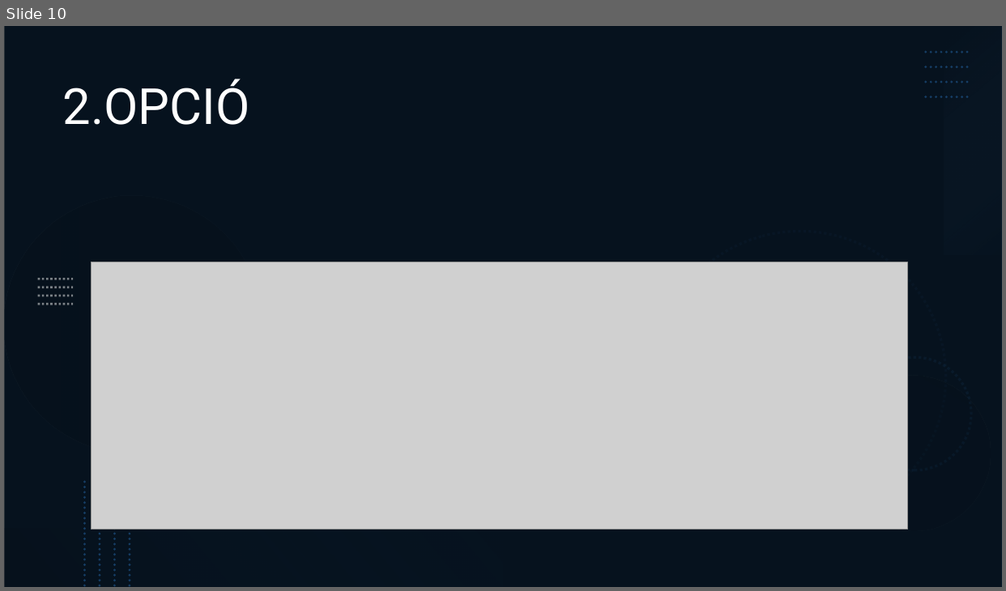
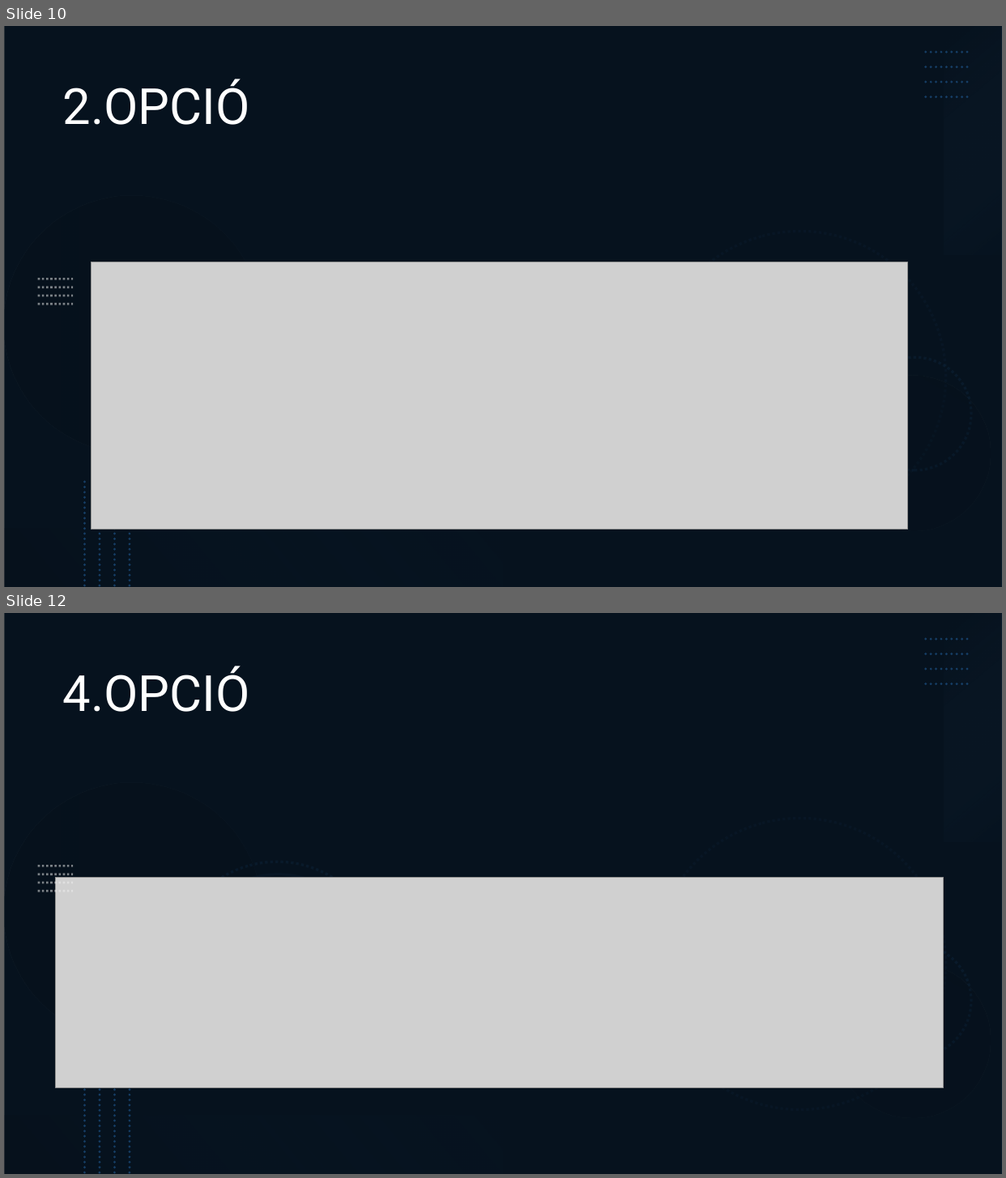
Before and after one commit to kulcsard05/Utazasi-iroda, a slide deck: Utazási- Iroda.pptx. Shown one above the other, each under a label of ours: slide 10 before the commit, slides 10 and 12 after it; the slides between them are not shown. The pictures are 1006x591 and 1006x1178 pixels, drawn with LibreOffice and Linux fonts; fonts in the diff are those of the drawing; grey boxes stand for pictures. Boxes give left, top, right and bottom in pixels: in the first picture for what was removed or moved away, otherwise in the second. Text is boxed around its words. In the diff, an @@ line names an element or a change of style, - is before the commit and + after.

```diff
--- a/Utazási- Iroda.pptx
+++ b/Utazási- Iroda.pptx
@@ slide 12 added at [4,613,1002,1174], background #FFFFFF; not listed: 5 template elements that a slide beside it also shows @@
@@ rectangle added at [4,613,1002,1174], fill #0E2841 @@
@@ rectangle added at [4,613,1002,1174], fill #000000 at 53% opacity @@
@@ rectangle added at [944,613,1002,842], fill gradient #71AAE0 to #0B1E31 @@
@@ title added at [63,666,250,712], 48 pt, text #FFFFFF @@
+4.OPCIÓ
@@ group added at [926,639,970,684]: 4 lines @@
@@ group added at [4,783,1002,1147]: 6 ellipses @@
@@ group added at [38,866,73,892]: 4 lines @@
@@ picture added at [56,877,944,1088] @@
@@ group added at [85,1069,130,1174]: 4 lines @@
@@ rectangle added at [4,1116,503,1174], fill gradient #071420 to #2D7FCF @@
```
Also in this commit, not shown: 1 slide changed.
